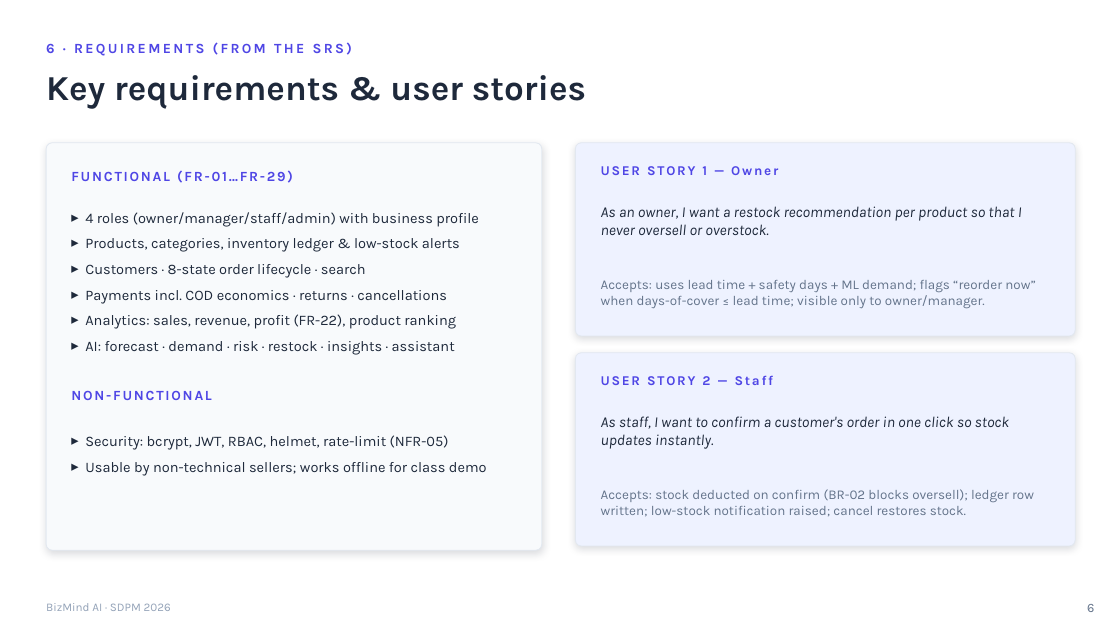
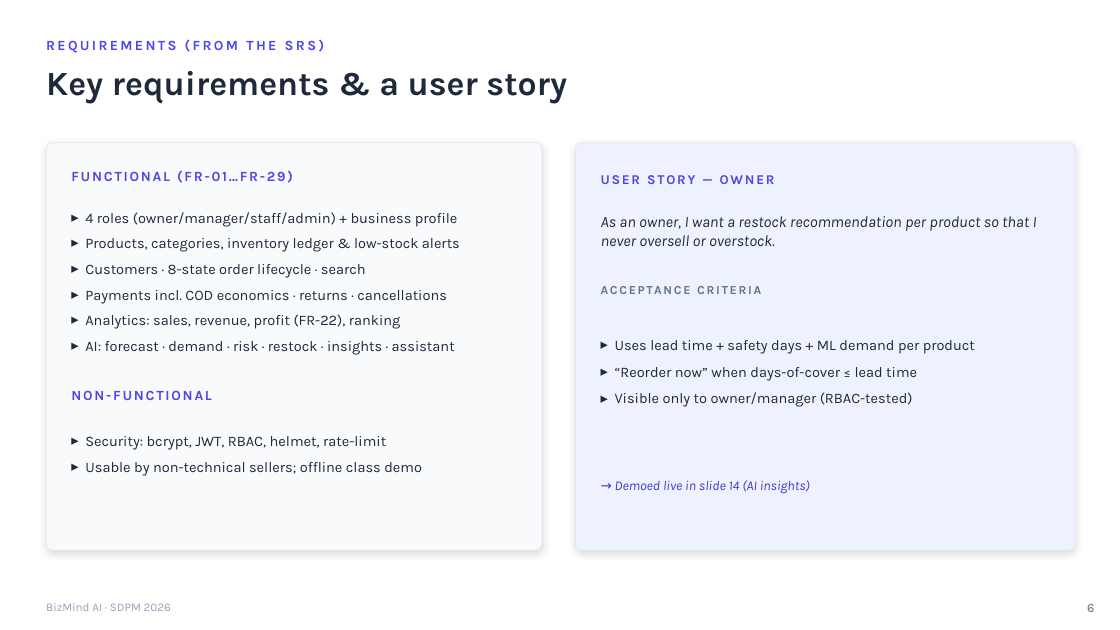
Before and after one commit to bakorish/bizmind-ai, a slide deck: slide 6 of docs/BizMind_AI_SDPM_Presentation.pptx. Drawn at 1120x630 pixels with LibreOffice and Linux fonts; fonts in the diff are those of the drawing. Boxes give left, top, right and bottom in pixels: in the first picture for what was removed or moved away, otherwise in the second. Text is boxed around its words. In the diff, an @@ line names an element or a change of style, - is before the commit and + after.

```diff
--- a/docs/BizMind_AI_SDPM_Presentation.pptx
+++ b/docs/BizMind_AI_SDPM_Presentation.pptx
@@ text at bbox=[46, 39, 324, 53]: text changed @@
-6 · REQUIREMENTS (FROM THE SRS)
+REQUIREMENTS (FROM THE SRS)
@@ text at bbox=[46, 71, 567, 104]: text changed; size 30 to 29 pt @@
-Key requirements & user stories
+Key requirements & a user story
@@ rounded rectangle: place and size @@
-rounded rectangle at bbox=[576, 143, 1075, 336]
+rounded rectangle at bbox=[576, 143, 1075, 550]
@@ rounded rectangle at bbox=[576, 143, 1075, 550]: proportions changed @@
@@ text at bbox=[601, 175, 775, 184]: text changed @@
-USER STORY 1 — Owner
+USER STORY — OWNER
@@ text "As an owner, I want ...": place and size @@
-text "As an owner, I want ..." at bbox=[601, 206, 1022, 235]
+text "As an owner, I want ..." at bbox=[601, 216, 1037, 246]
@@ text "As an owner, I want ..." at bbox=[601, 216, 1037, 246]: size 13 to 13.5 pt @@
@@ text at bbox=[85, 212, 458, 227]: text changed @@
-▸ 4 roles (owner/manager/staff/admin) with business profile
+▸ 4 roles (owner/manager/staff/admin) + business profile
@@ text added at bbox=[601, 277, 1054, 302], 10.5 pt, text #64748B, bold @@
+ACCEPTANCE CRITERIA
@@ text at bbox=[85, 314, 401, 329]: text changed @@
-▸ Analytics: sales, revenue, profit (FR-22), product ranking
+▸ Analytics: sales, revenue, profit (FR-22), ranking
@@ rounded rectangle removed at bbox=[576, 353, 1075, 546] @@
@@ text at bbox=[615, 340, 975, 407]: text changed; size 11.5 to 12.5 pt; text colour #64748B to #1E293B @@
-Accepts: uses lead time + safety days + ML demand; flags “reorder now” when days-of-cover ≤ lead time; visible only to owner/manager.
+▸ Uses lead time + safety days + ML demand per product
+▸ “Reorder now” when days-of-cover ≤ lead time
+▸ Visible only to owner/manager (RBAC-tested)
@@ text removed at bbox=[601, 416, 1009, 449] @@
-As staff, I want to confirm a customer's order in one click so stock updates instantly.
@@ text at bbox=[85, 436, 422, 476]: text changed @@
-▸ Security: bcrypt, JWT, RBAC, helmet, rate-limit (NFR-05)
-▸ Usable by non-technical sellers; works offline for class demo
+▸ Security: bcrypt, JWT, RBAC, helmet, rate-limit
+▸ Usable by non-technical sellers; offline class demo
@@ text removed at bbox=[601, 489, 1034, 517] @@
-Accepts: stock deducted on confirm (BR-02 blocks oversell); ledger row written; low-stock notification raised; cancel restores stock.
@@ text at bbox=[615, 480, 810, 494]: text changed; text colour #4F46E5 to #4338CA; bold off; italic on @@
-USER STORY 2 — Staff
+→ Demoed live in slide 14 (AI insights)
```
Also in this commit, not shown: 14 other slides changed, 5 slides added, 15 slides removed.
